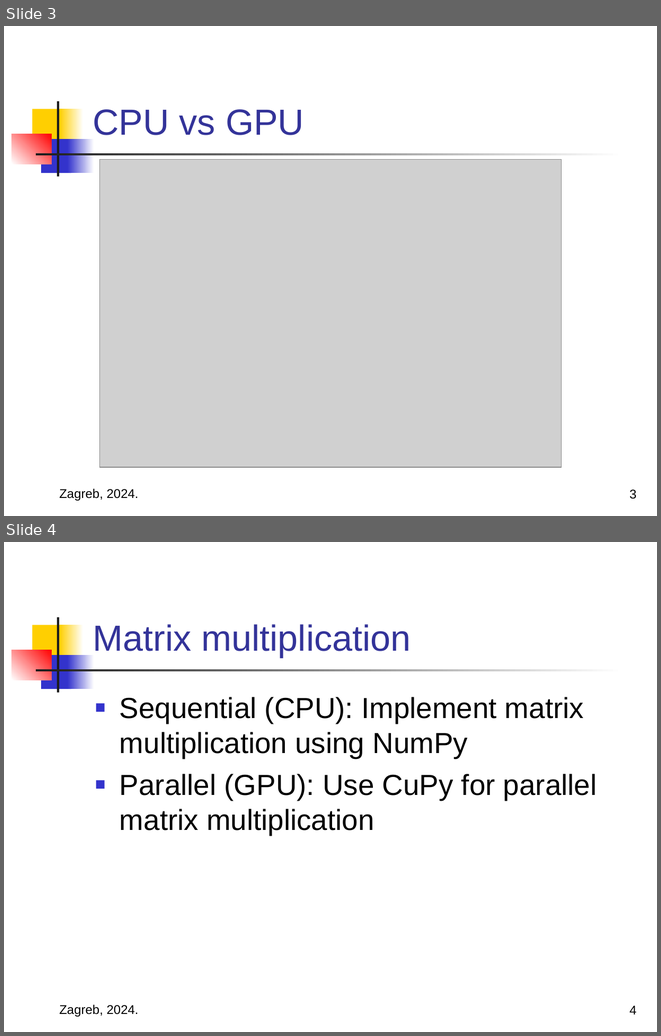
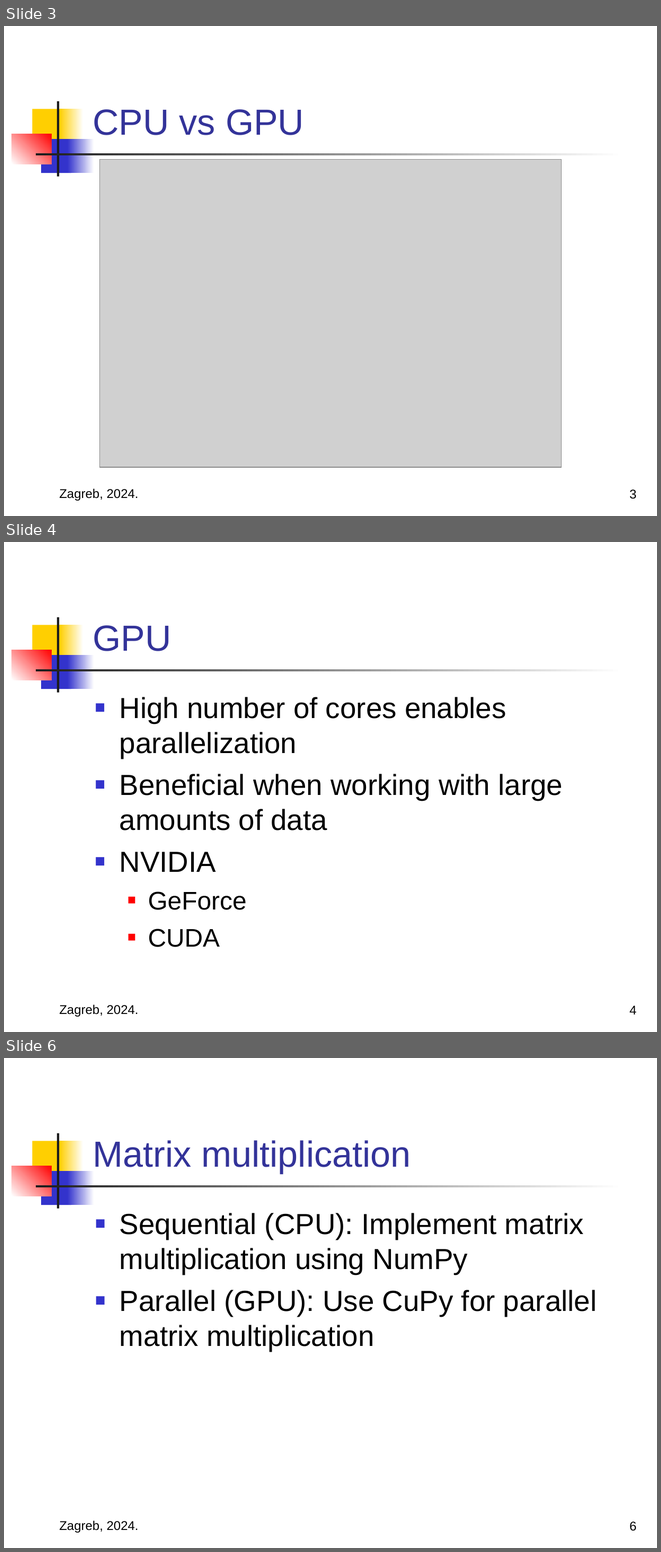
Before and after one commit to MarkoHaralovic/parallel-img-proc, a slide deck: prezentacija.ppt. Shown one above the other, each under a label of ours: slides 3 and 4 before the commit, slides 3, 4 and 6 after it; the slides between them are not shown. The pictures are 661x1036 and 661x1552 pixels, drawn with LibreOffice and Linux fonts; fonts in the diff are those of the drawing; grey boxes stand for pictures. Boxes give left, top, right and bottom in pixels: in the first picture for what was removed or moved away, otherwise in the second. Text is boxed around its words. In the diff, an @@ line names an element or a change of style, - is before the commit and + after.

```diff
--- a/prezentacija.ppt
+++ b/prezentacija.ppt
@@ slide 4 added at [4, 542, 657, 1032], background #FFFFFF; not listed: 7 template elements that a slide beside it also shows @@
@@ title added at [93, 625, 171, 651], 40 pt, text #333399 @@
+GPU
@@ text added at [120, 697, 563, 947], 32 pt, text #000000 @@
+■ High number of cores enables parallelization
+■ Beneficial when working with large amounts of data
+■ NVIDIA
+  ■ GeForce
+  ■ CUDA
@@ text added at [59, 1004, 139, 1016], 14 pt, text #000000 @@
+Zagreb, 2024.
@@ page number added at [629, 1005, 636, 1014], 14 pt, text #000000 @@
+4
@@ what was slide 4 is now slide 6 @@
@@ page number at [629, 1521, 636, 1531]: text changed @@
-4
+6
```
Also in this commit, not shown: 2 slides changed, 4 other slides added.
